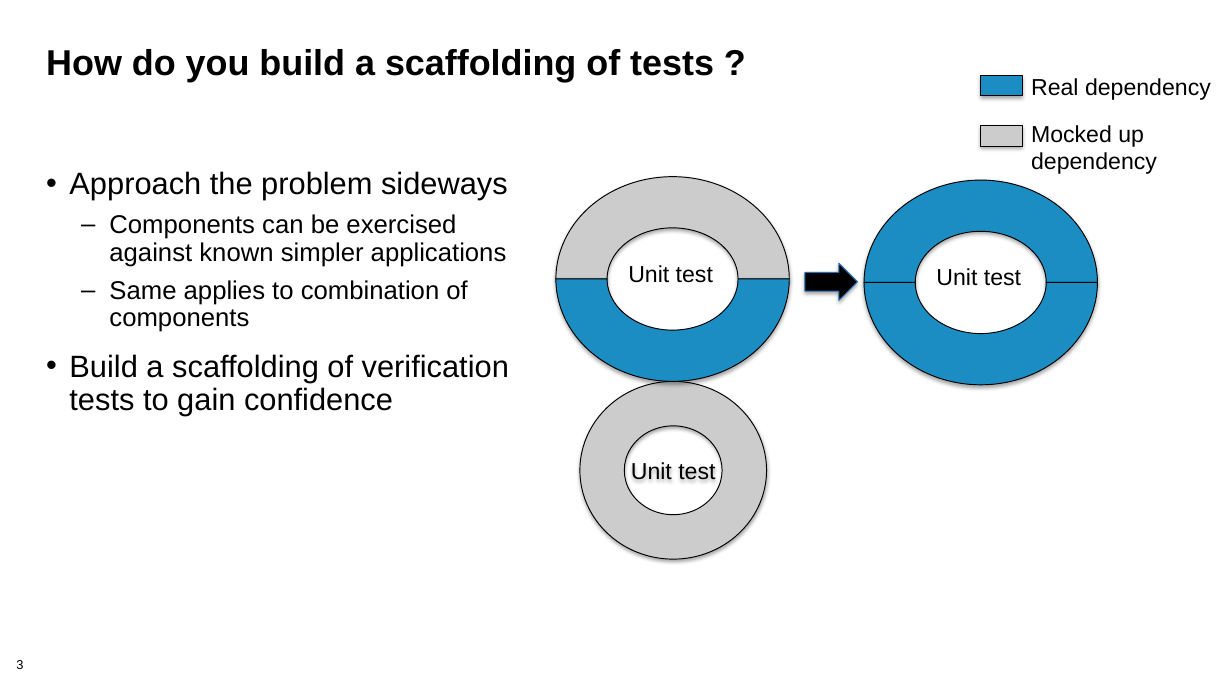
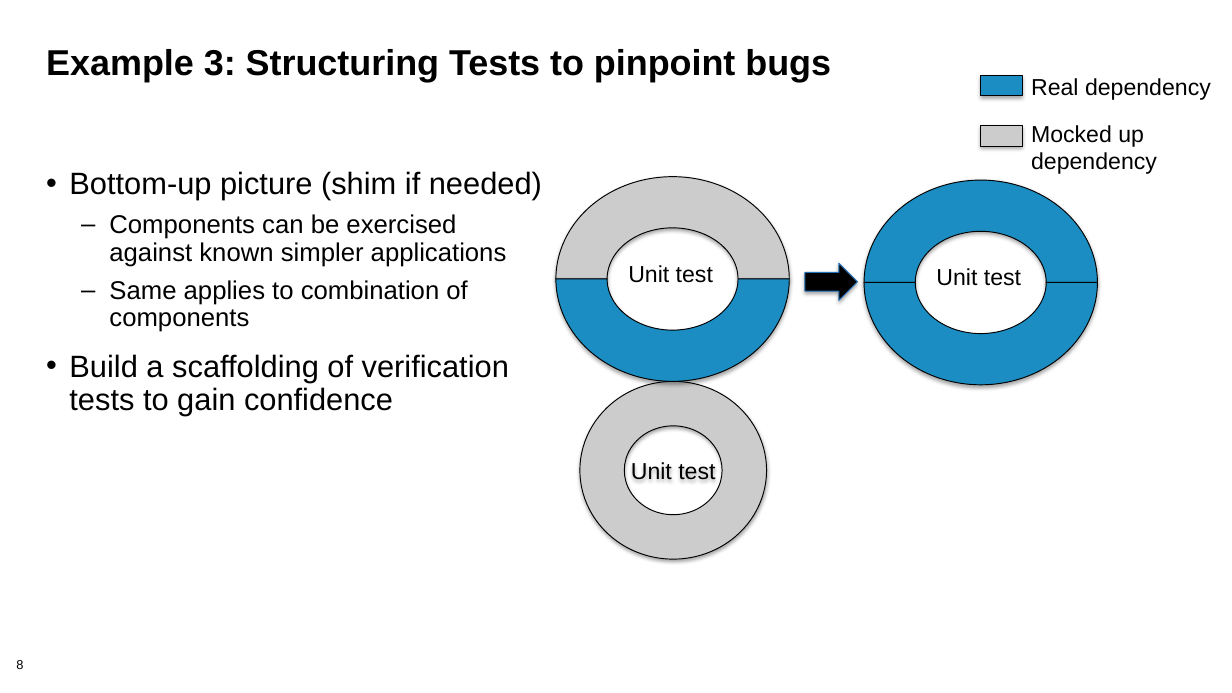
Before and after one commit to bssw-tutorial/presentations, a slide deck: slide 8 of final-presentations/2021-03-25-iss/06-testing2.pptx (slide 3 before the commit). Drawn at 1232x693 pixels with LibreOffice and Linux fonts; fonts in the diff are those of the drawing; background and template pictures are left out. Boxes give left, top, right and bottom in pixels: in the first picture for what was removed or moved away, otherwise in the second. Text is boxed around its words. In the diff, an @@ line names an element or a change of style, - is before the commit and + after.

```diff
--- a/final-presentations/2021-03-25-iss/06-testing2.pptx
+++ b/final-presentations/2021-03-25-iss/06-testing2.pptx
@@ title at [46,49,831,82]: text changed @@
-How do you build a scaffolding of tests ?
+Example 3: Structuring Tests to pinpoint bugs
@@ text at [69,171,542,200]: text changed @@
-• Approach the problem sideways
+• Bottom-up picture (shim if needed)
@@ page number at [16,660,23,669]: text changed @@
-3
+8
```
Also in this commit, not shown: 7 other slides changed, 5 slides added.
